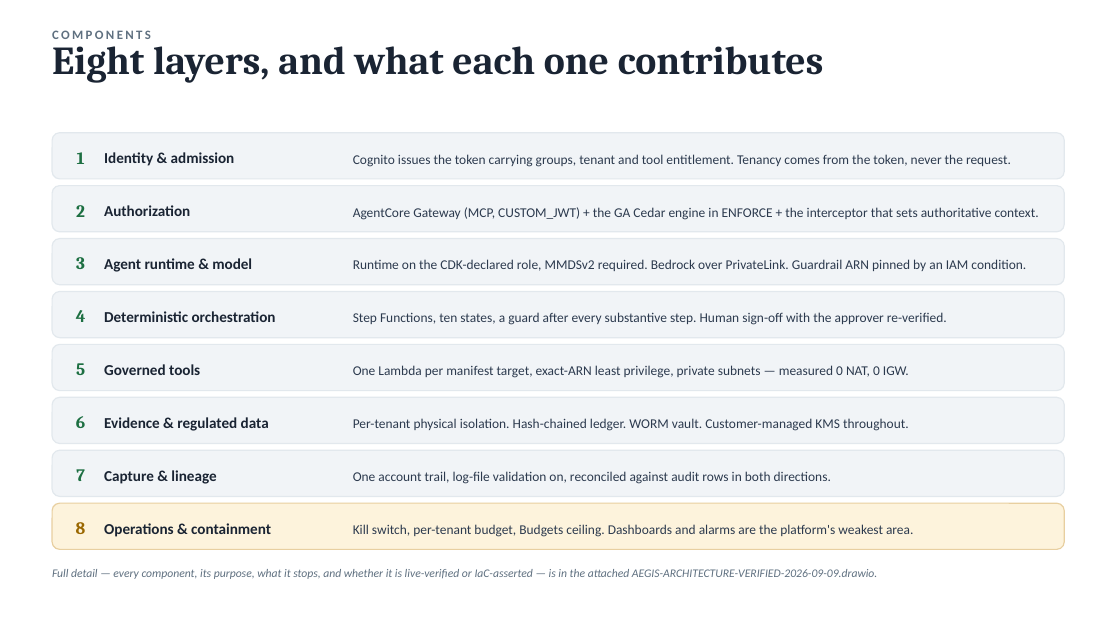
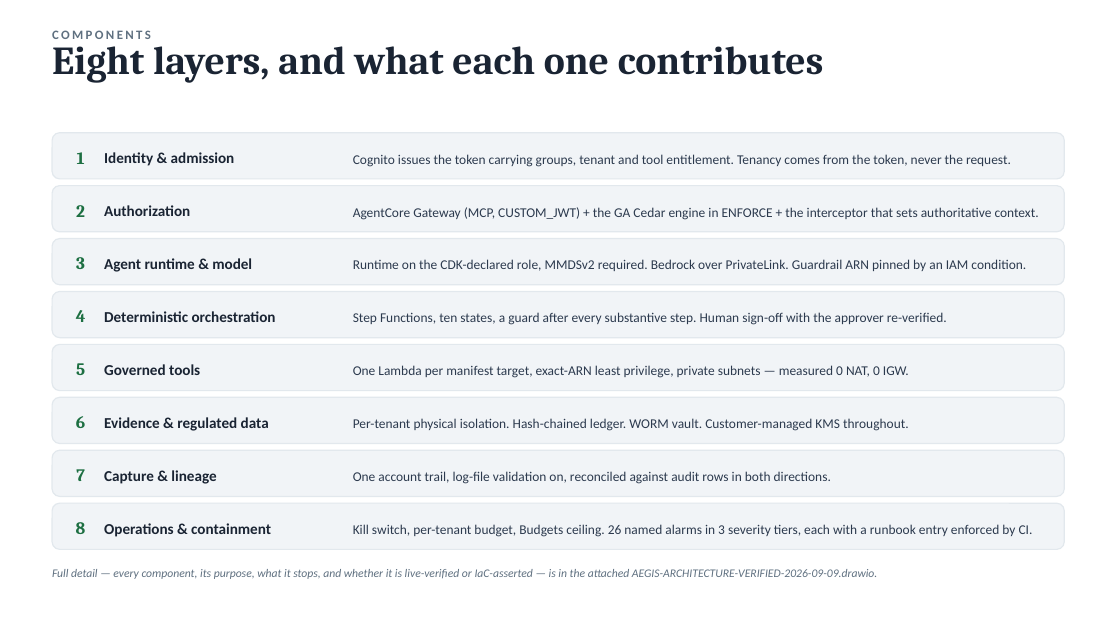
Before and after one commit to virtualryder/aegis-ai-governance-platform-aws, a slide deck: slide 5 of docs/AEGIS-PARTNER-DECK-2026-09-09.pptx. Drawn at 1120x630 pixels with LibreOffice and Linux fonts; fonts in the diff are those of the drawing. Boxes give left, top, right and bottom in pixels: in the first picture for what was removed or moved away, otherwise in the second. Text is boxed around its words. In the diff, an @@ line names an element or a change of style, - is before the commit and + after.

```diff
--- a/docs/AEGIS-PARTNER-DECK-2026-09-09.pptx
+++ b/docs/AEGIS-PARTNER-DECK-2026-09-09.pptx
@@ rounded rectangle at bbox=[52, 503, 1065, 549]: fill #FDF3DC to #F1F4F7; outline #E8CFA0 1 pt to #E2E8ED 1 pt @@
@@ text "8" at bbox=[76, 522, 86, 534]: text colour #9A6700 to #1D6F42 @@
@@ text at bbox=[353, 524, 1033, 537]: text changed @@
-Kill switch, per-tenant budget, Budgets ceiling. Dashboards and alarms are the platform's weakest area.
+Kill switch, per-tenant budget, Budgets ceiling. 26 named alarms in 3 severity tiers, each with a runbook entry enforced by CI.
```
Also in this commit, not shown: 1 other slide changed, 4 other files.
